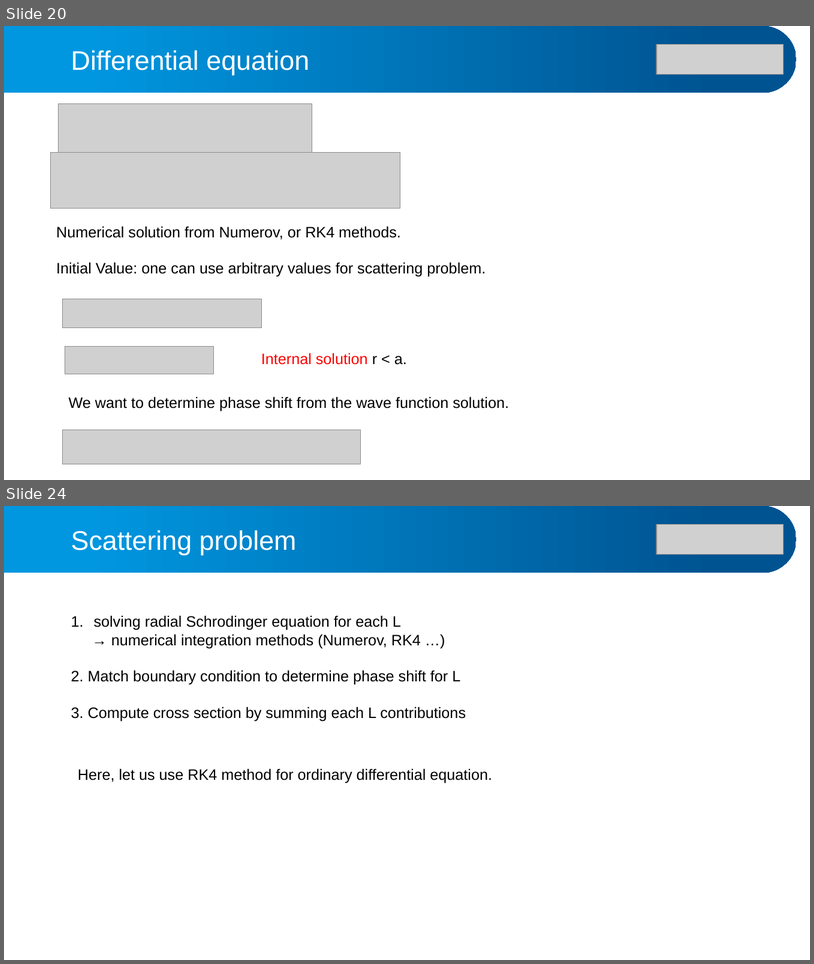
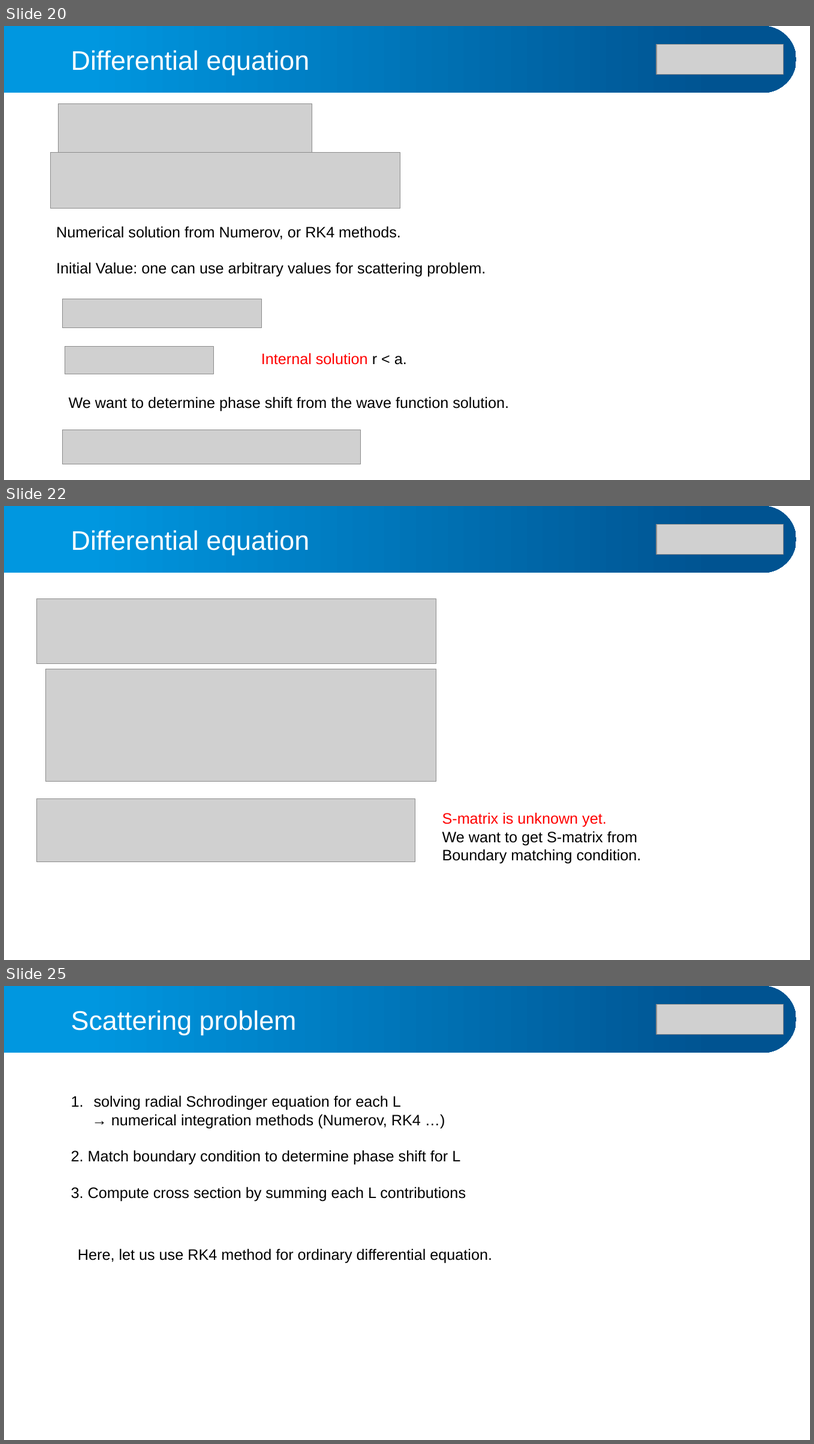
Before and after one commit to alphacentaury-github/NPSS2020, a slide deck: 20260331_연세대_수치양자역학강의.pptx. Shown one above the other, each under a label of ours: slides 20 and 24 before the commit, slides 20, 22 and 25 after it; the slides between them are not shown. The pictures are 814x964 and 814x1444 pixels, drawn with LibreOffice and Linux fonts; fonts in the diff are those of the drawing; grey boxes stand for pictures. Boxes give left, top, right and bottom in pixels: in the first picture for what was removed or moved away, otherwise in the second. Text is boxed around its words. In the diff, an @@ line names an element or a change of style, - is before the commit and + after.

```diff
--- a/20260331_연세대_수치양자역학강의.pptx
+++ b/20260331_연세대_수치양자역학강의.pptx
@@ slide 22 added at bbox=[4, 506, 810, 960], background #FFFFFF @@
@@ freeform shape added at bbox=[4, 506, 797, 573], fill gradient #0097E0 to #005391 @@
@@ text added at bbox=[71, 530, 309, 555], 32 pt, text #FFFFFF @@
+Differential equation
@@ picture added at bbox=[657, 524, 784, 555] @@
@@ picture added at bbox=[36, 598, 437, 663] @@
@@ picture added at bbox=[46, 669, 437, 781] @@
@@ picture added at bbox=[36, 799, 416, 862] @@
@@ text added at bbox=[443, 812, 642, 864], 18 pt, text #000000 @@
+S-matrix is unknown yet.
+We want to get S-matrix from
+Boundary matching condition.
@@ what was slide 24 is now slide 25 @@
```
Also in this commit, not shown: 6 slides changed, 24 other slides added, 2 slides removed, 2 other files.
